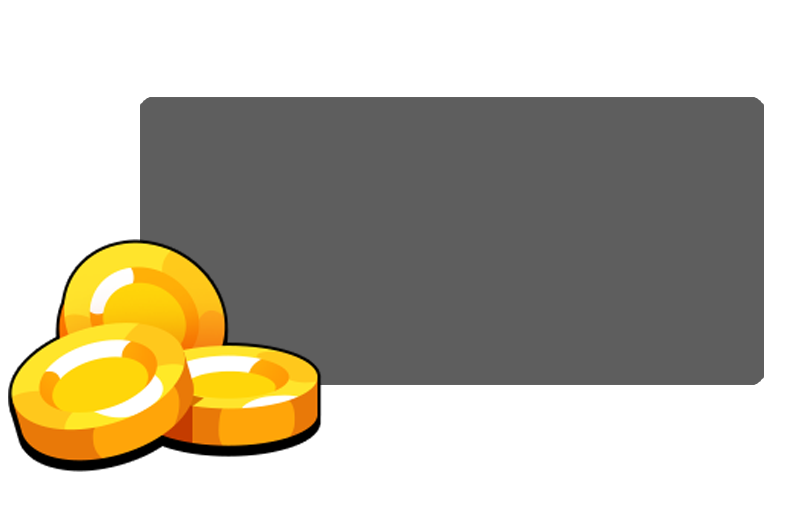
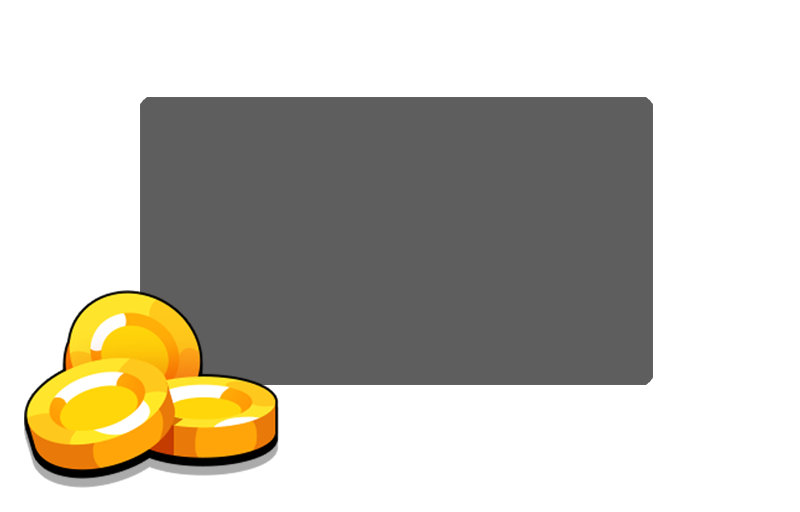
Comparing the layer stacks of the two w=800, h=512 images. Changes:
painted on "Livello 12" over [8, 239, 322, 479]
painted on "Livello 11" over [132, 97, 764, 393]
